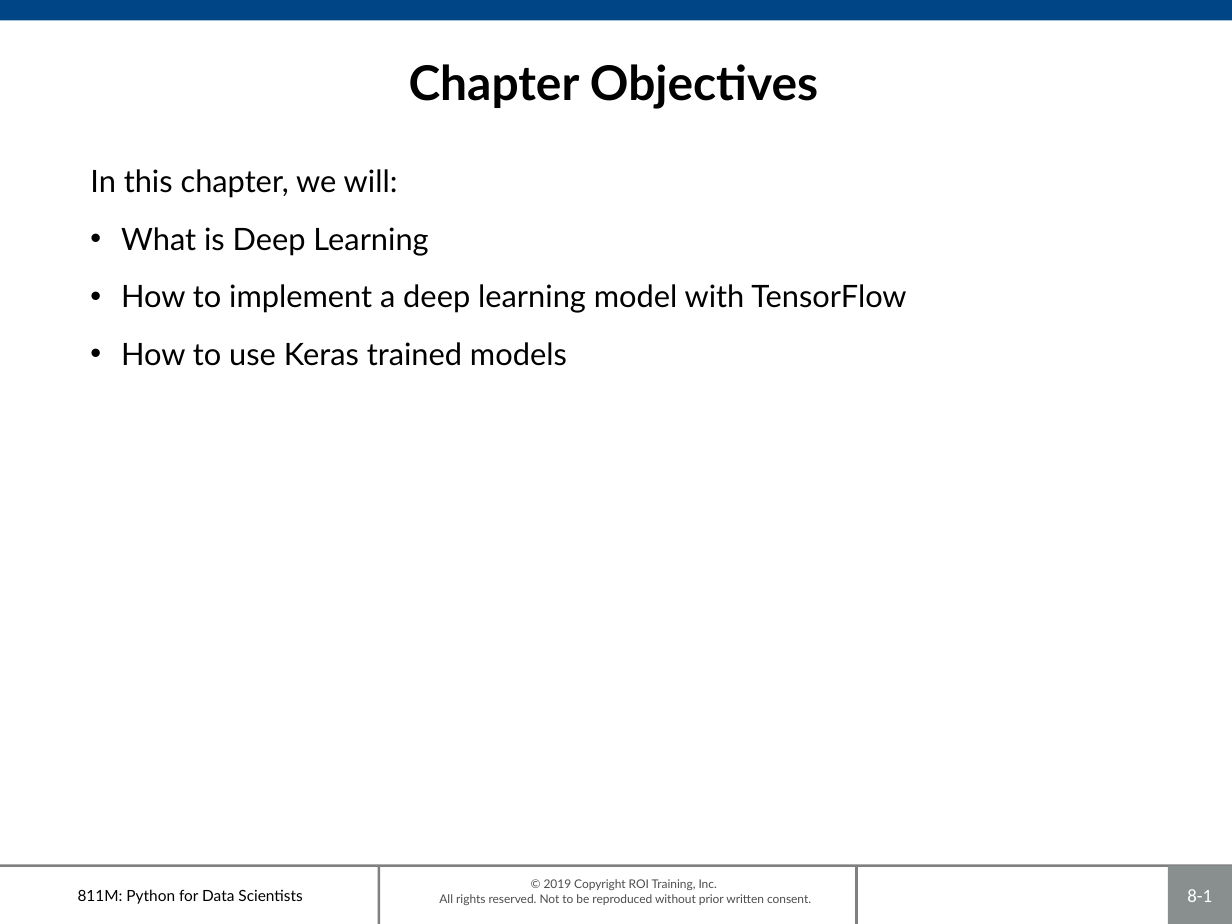
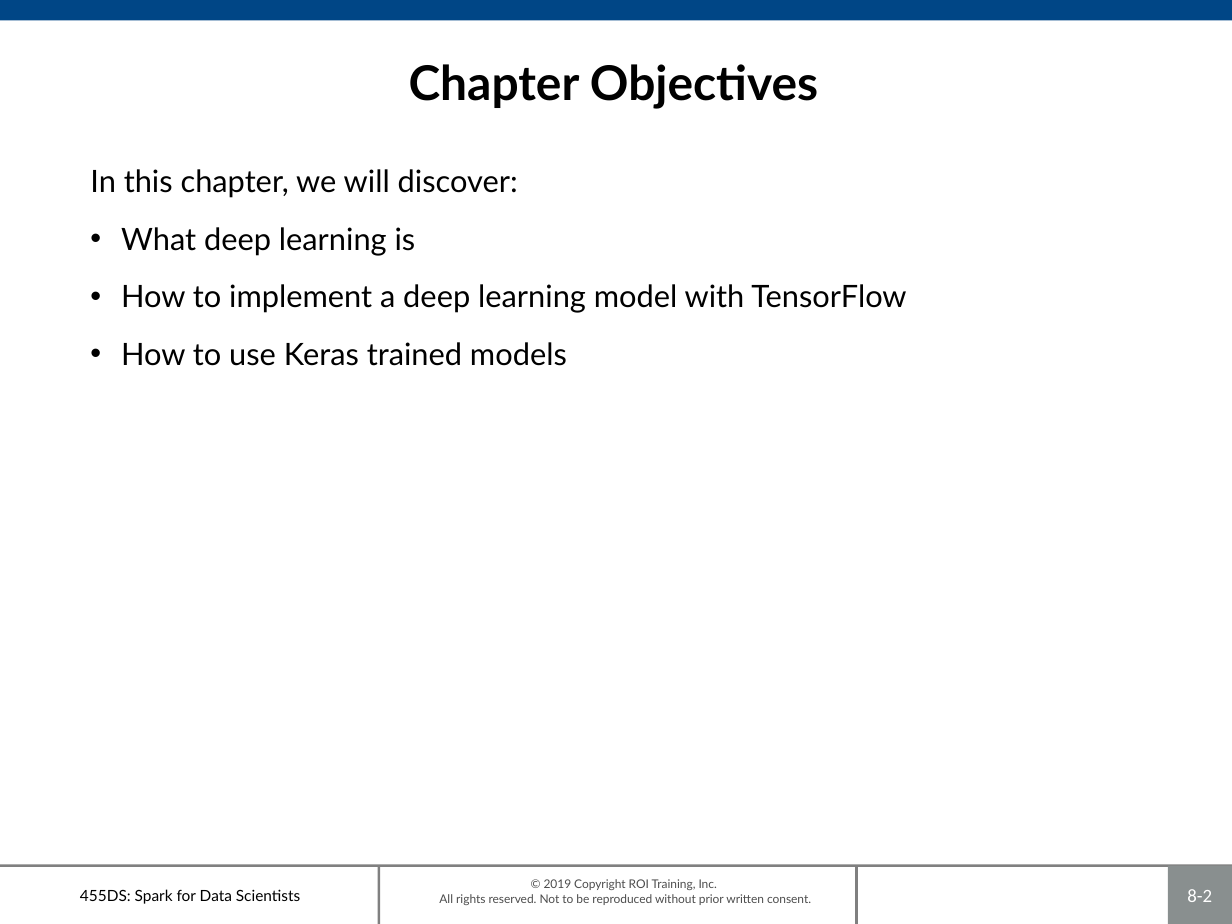
Before and after one commit to roitraining/SparkforDataScientists, a slide deck: slide 2 of 455DS-Ch08_DeepLearning.pptx (slide 1 before the commit). Drawn at 1232x924 pixels with LibreOffice and Linux fonts; fonts in the diff are those of the drawing; background and template pictures are left out. Boxes give left, top, right and bottom in pixels: in the first picture for what was removed or moved away, otherwise in the second. Text is boxed around its words. In the diff, an @@ line names an element or a change of style, - is before the commit and + after.

```diff
--- a/455DS-Ch08_DeepLearning.pptx
+++ b/455DS-Ch08_DeepLearning.pptx
@@ text at (90,169,518,256): text changed @@
-In this chapter, we will:
-• What is Deep Learning
+In this chapter, we will discover:
+• What deep learning is
@@ text at (80,889,300,904): text changed @@
-811M: Python for Data Scientists
+455DS: Spark for Data Scientists
@@ page number at (1187,889,1212,902): text changed @@
-8-1
+8-2
```
Also in this commit, not shown: 7 other slides changed, 1 slide added, 10 other files.
